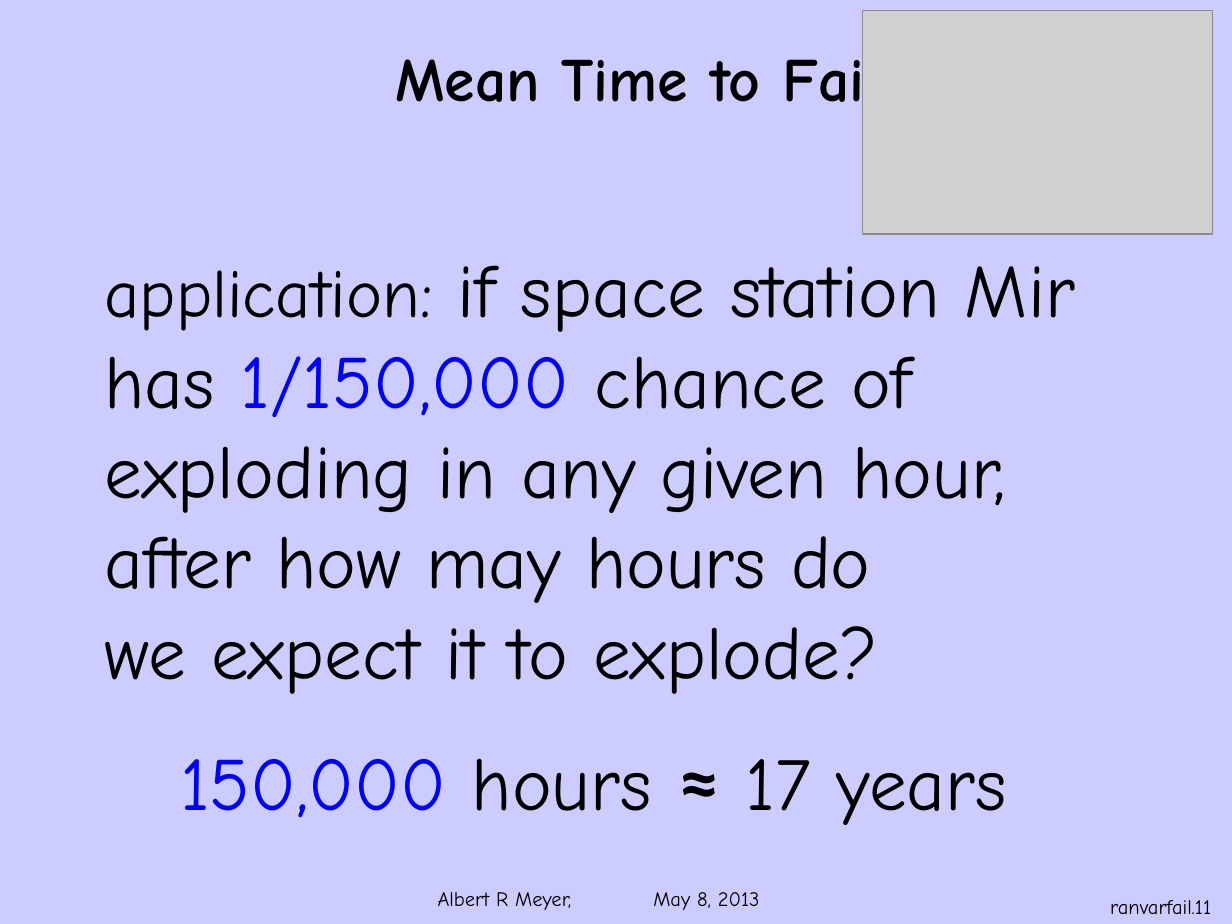
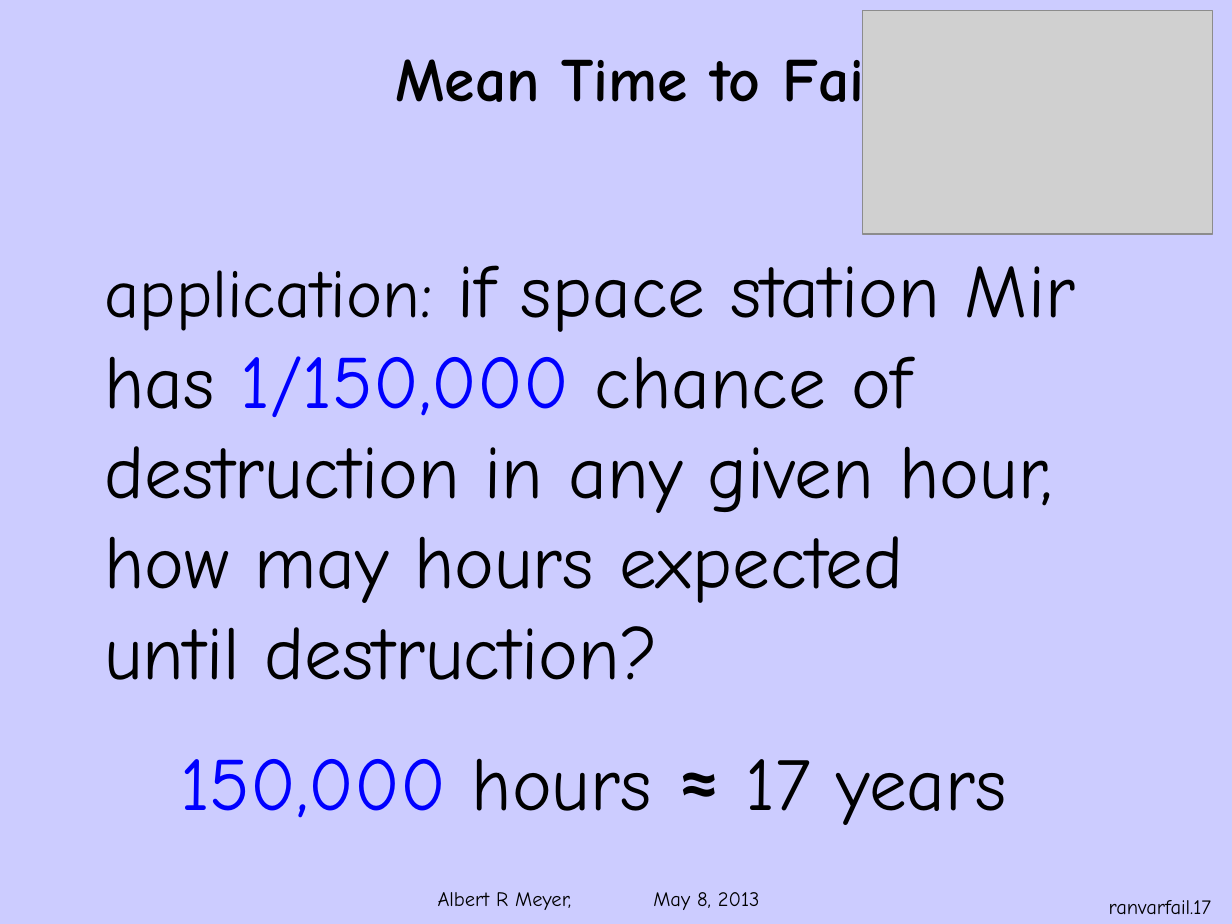
Before and after one commit to armeyer/mcs_web, a slide deck: slide 17 of spring13/slides13/ranvar-expect-fail.pptx (slide 11 before the commit). Drawn at 1232x924 pixels with LibreOffice and Linux fonts; fonts in the diff are those of the drawing; grey boxes stand for pictures; background and template pictures are left out. Boxes give left, top, right and bottom in pixels: in the first picture for what was removed or moved away, otherwise in the second. Text is boxed around its words. In the diff, an @@ line names an element or a change of style, - is before the commit and + after.

Commit message:
add ranvar-expect-total.pptx, edit all the expectation slides

```diff
--- a/spring13/slides13/ranvar-expect-fail.pptx
+++ b/spring13/slides13/ranvar-expect-fail.pptx
@@ text at (105, 446, 1052, 680): text changed @@
-exploding in any given hour,
-after how may hours do
-we expect it to explode?
+destruction in any given hour,
+how may hours expected
+until destruction?
@@ page number at (1109, 900, 1212, 915): text changed @@
-ranvarfail.11
+ranvarfail.17
```
Also in this commit, not shown: 9 other slides changed, 6 slides added, 2 slides removed, 4 other files.
